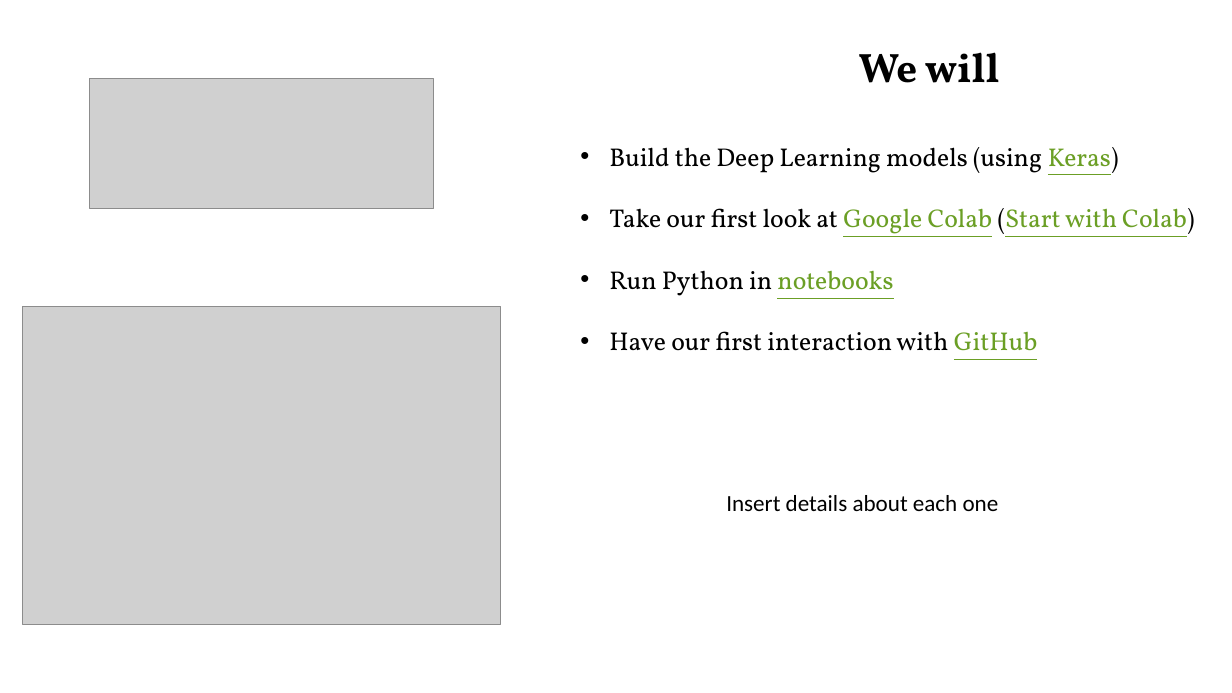
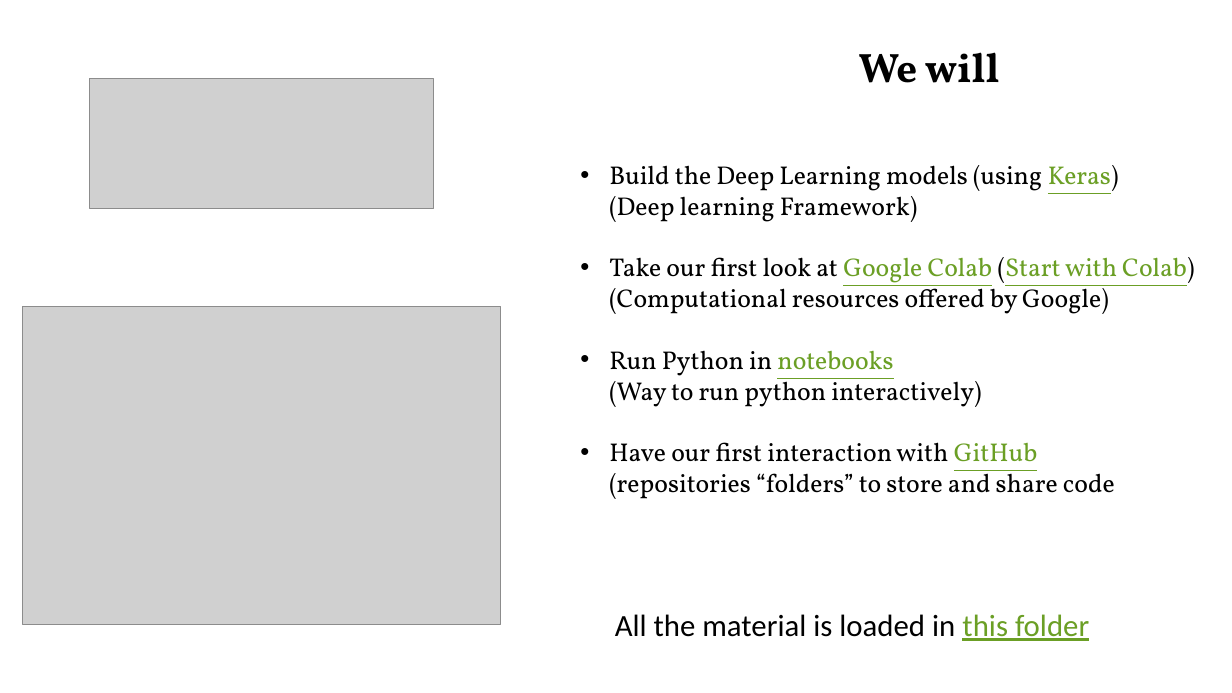
Before and after one commit to Nemenick/FCA_DeepNeuralNework-with-TensorFlow, a slide deck: slide 10 of _SNS_DeepNeuralNework with TensorFlow_lezione.pptx. Drawn at 1232x693 pixels with LibreOffice and Linux fonts; fonts in the diff are those of the drawing; grey boxes stand for pictures. Boxes give left, top, right and bottom in pixels: in the first picture for what was removed or moved away, otherwise in the second. Text is boxed around its words. In the diff, an @@ line names an element or a change of style, - is before the commit and + after.

```diff
--- a/_SNS_DeepNeuralNework with TensorFlow_lezione.pptx
+++ b/_SNS_DeepNeuralNework with TensorFlow_lezione.pptx
@@ text at bbox=[609, 165, 1194, 499]: text changed @@
-• Build the Deep Learning models (using Keras)
-• Take our first look at Google Colab (Start with Colab)
-• Run Python in notebooks
-• Have our first interaction with GitHub
+• Build the Deep Learning models (using Keras)
+  (Deep learning Framework)
+• Take our first look at Google Colab (Start with Colab)
+  (Computational resources offered by Google)
+• Run Python in notebooks
+  (Way to run python interactively)
+• Have our first interaction with GitHub
+  (repositories “folders” to store and share code
@@ text removed at bbox=[726, 495, 999, 511] @@
-Insert details about each one
@@ text added at bbox=[615, 614, 1089, 641], 24 pt, text #000000 @@
+All the material is loaded in this folder
```
Also in this commit, not shown: 2 other slides changed, 1 other file.
